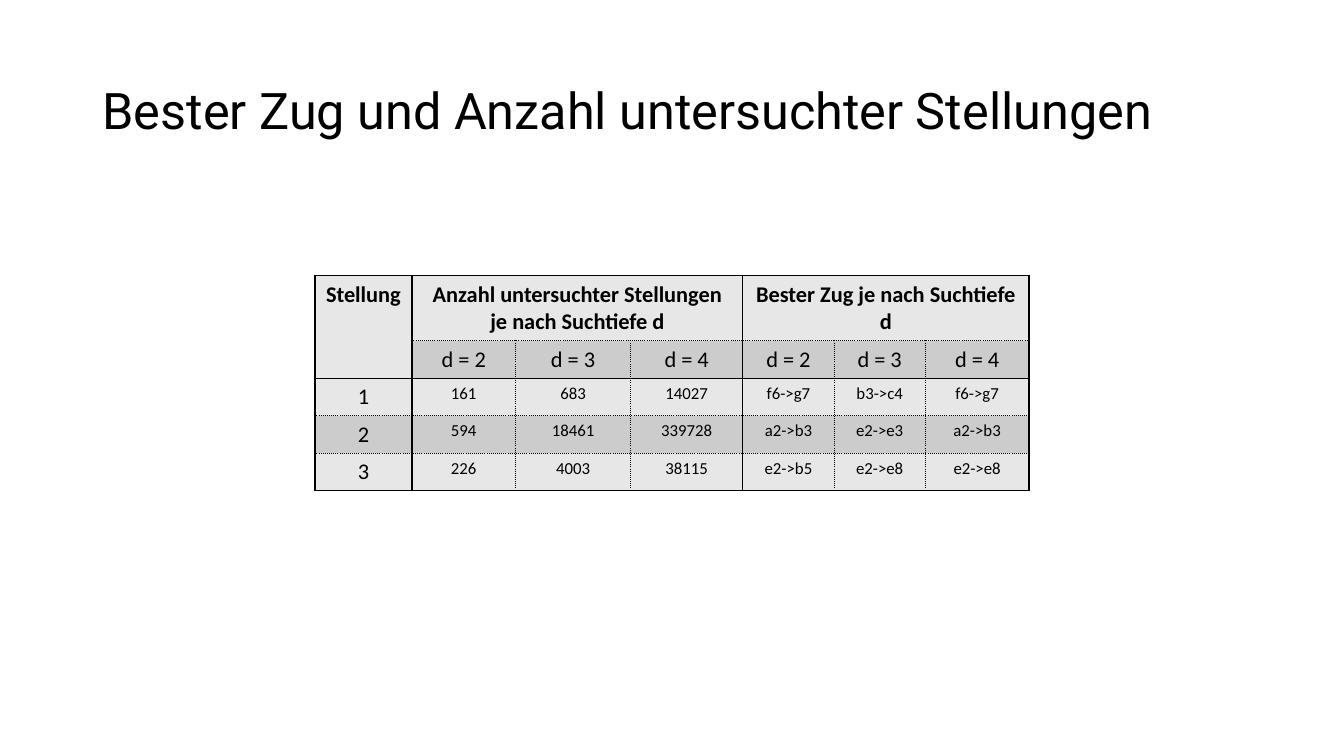
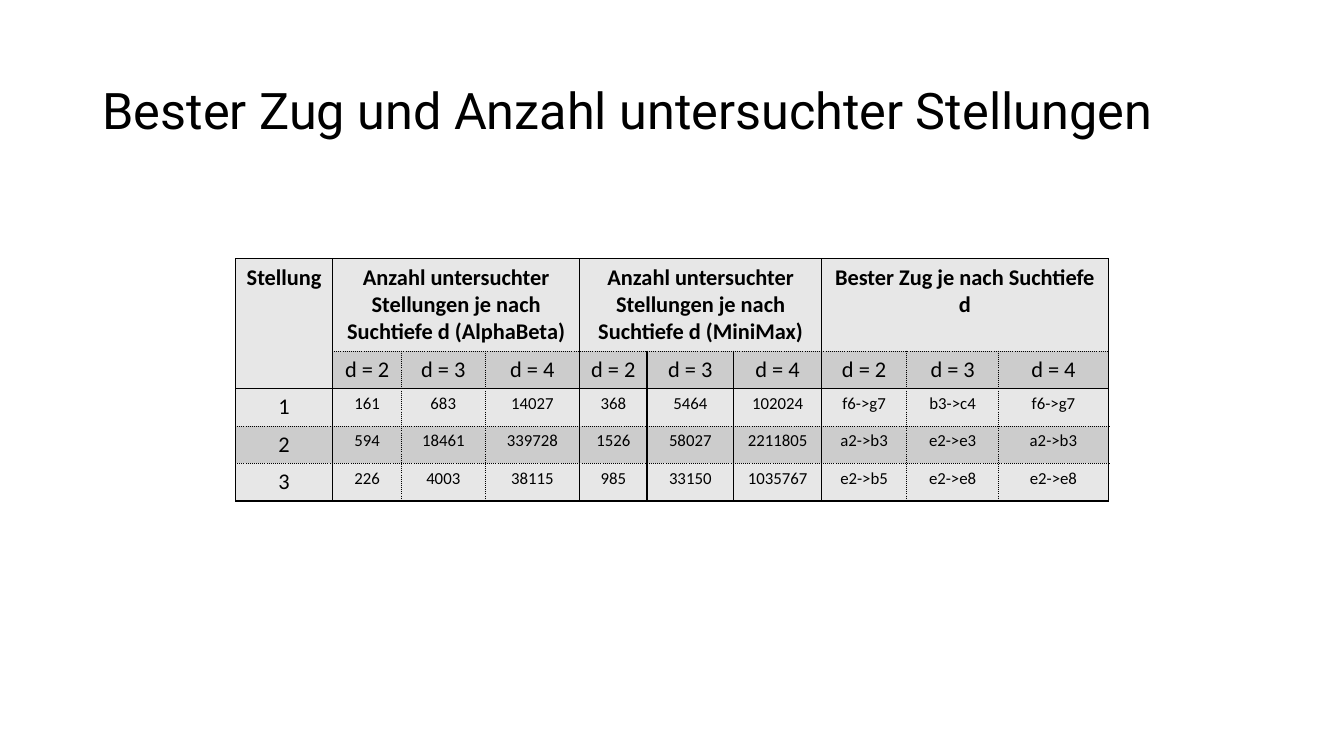
Before and after one commit to patrickzda/chess_engine, a slide deck: slide 5 of PJ_KI_MST2.pptx. Drawn at 1344x756 pixels with LibreOffice and Linux fonts; fonts in the diff are those of the drawing. Boxes give left, top, right and bottom in pixels: in the first picture for what was removed or moved away, otherwise in the second. Text is boxed around its words. In the diff, an @@ line names an element or a change of style, - is before the commit and + after.

```diff
--- a/PJ_KI_MST2.pptx
+++ b/PJ_KI_MST2.pptx
@@ table at (236, 259, 1108, 498) @@
-column 2, row 1: Anzahl untersuchter Stellungen je nach Suchtiefe d
+column 2, row 1: Anzahl untersuchter Stellungen je nach Suchtiefe d (AlphaBeta)
+column 5: Anzahl untersuchter Stellungen je nach Suchtiefe d (MiniMax) | d = 2 | 368 | 1526 | 985
+column 6:  | d = 3 | 5464 | 58027 | 33150
+column 7:  | d = 4 | 102024 | 2211805 | 1035767
@@ table: place and size @@
-table at (315, 276, 1028, 488)
+table at (236, 259, 1108, 498)
```
Also in this commit, not shown: 2 other slides changed.
